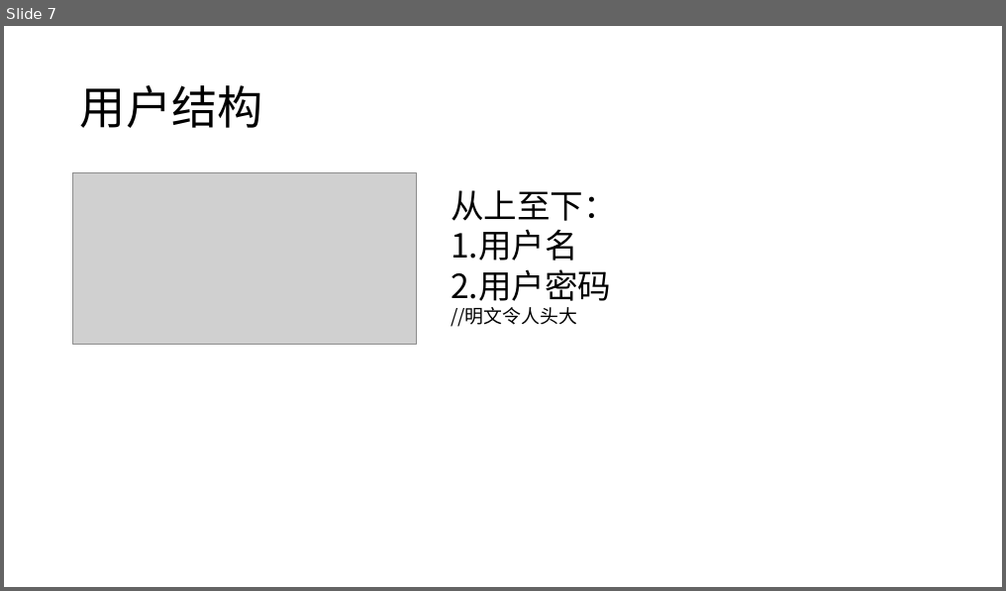
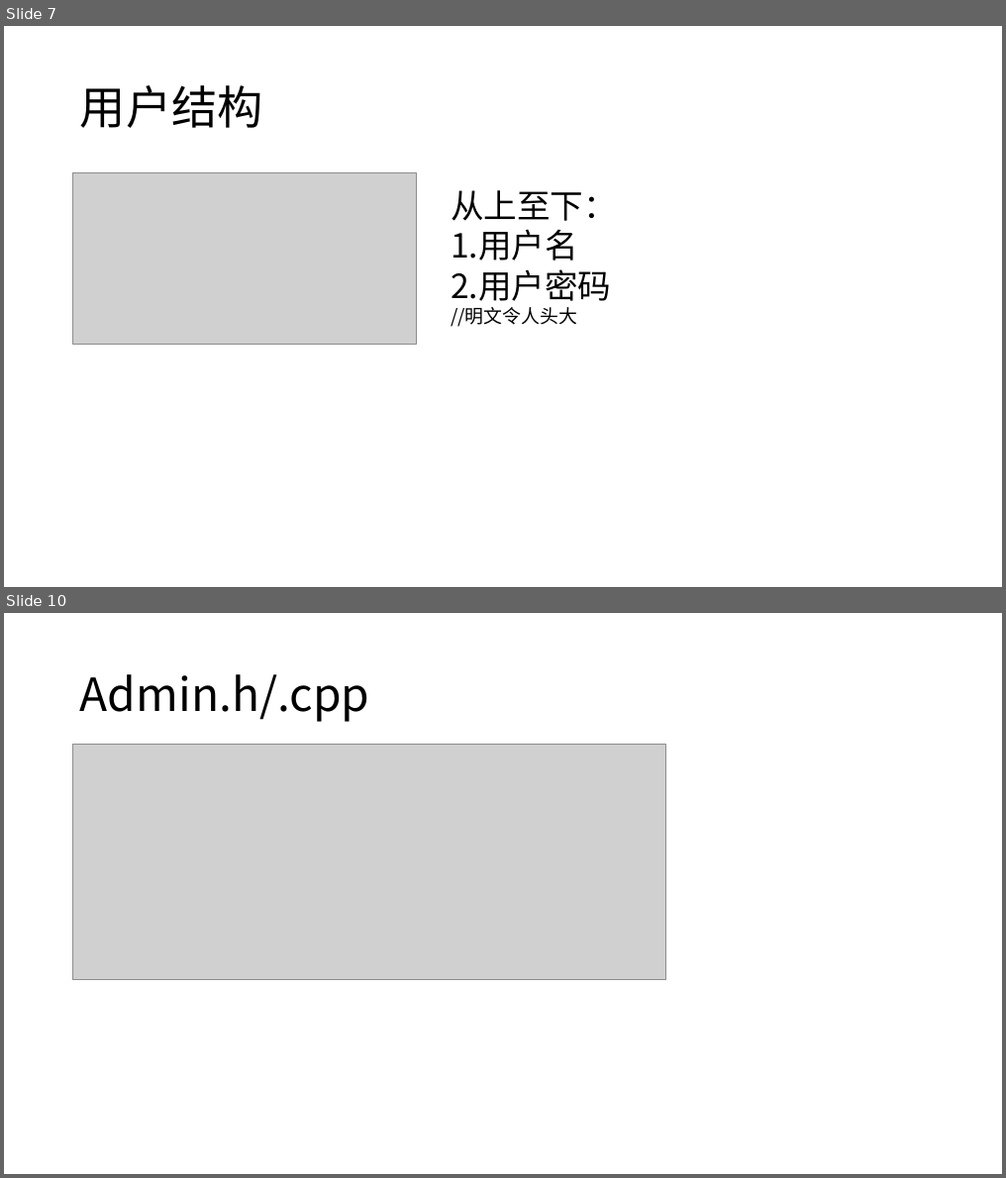
Before and after one commit to Price1999a/ProgramDesign, a slide deck: 大一下/protect1/docs/project1设计.pptx. Shown one above the other, each under a label of ours: slide 7 before the commit, slides 7 and 10 after it; the slides between them are not shown. The pictures are 1006x591 and 1006x1178 pixels, drawn with LibreOffice and Linux fonts; fonts in the diff are those of the drawing; grey boxes stand for pictures; background and template pictures are left out. Boxes give left, top, right and bottom in pixels: in the first picture for what was removed or moved away, otherwise in the second. Text is boxed around its words. In the diff, an @@ line names an element or a change of style, - is before the commit and + after.

```diff
--- a/大一下/protect1/docs/project1设计.pptx
+++ b/大一下/protect1/docs/project1设计.pptx
@@ slide 10 added at [4,613,1002,1174], background picture (left out) @@
@@ title added at [80,674,369,722], 44 pt, text #000000 @@
+Admin.h/.cpp
@@ picture added at [73,744,665,980] @@
```
Also in this commit, not shown: 1 slide changed, 7 other slides added, 45 other files.
